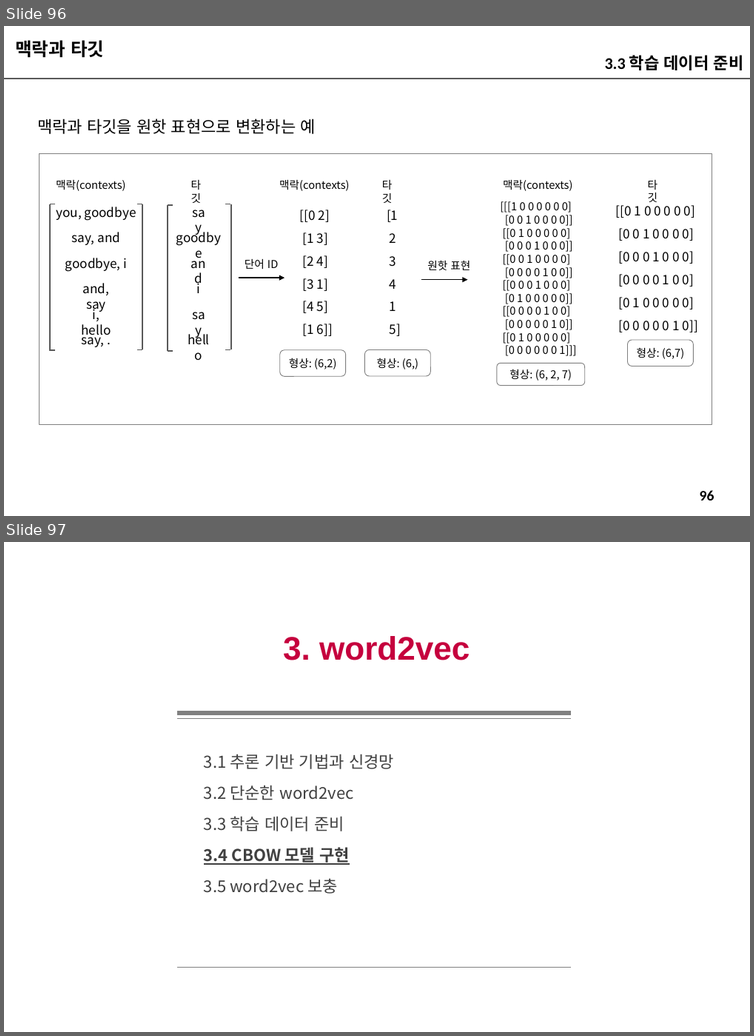
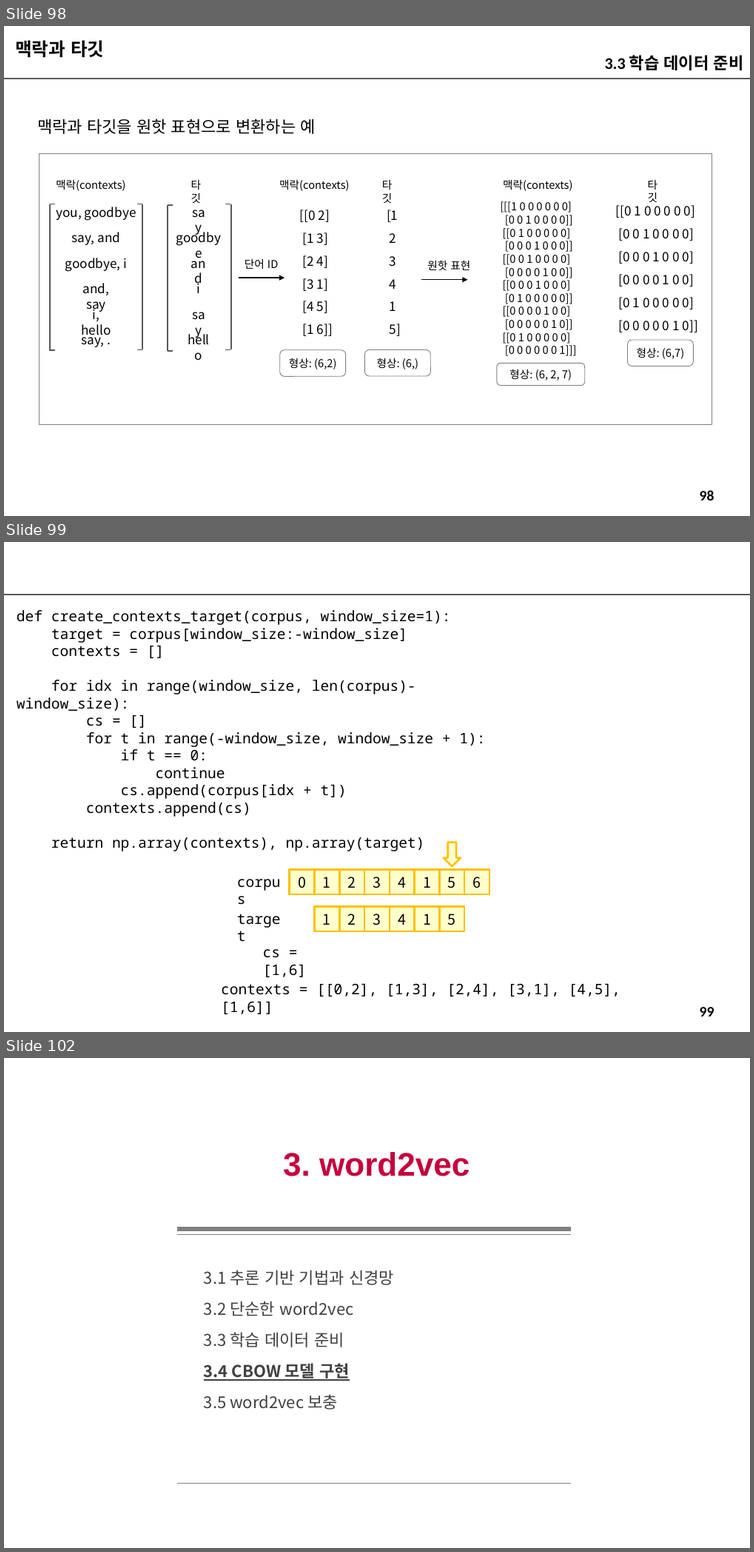
Before and after one commit to imguru-mooc/nlp_week, a slide deck: 인공지능_자연어처리_2_판서.pptx. Shown one above the other, each under a label of ours: slides 96 and 97 before the commit, slides 98, 99 and 102 after it; the slides between them are not shown. The pictures are 754x1036 and 754x1552 pixels, drawn with LibreOffice and Linux fonts; fonts in the diff are those of the drawing. Boxes give left, top, right and bottom in pixels: in the first picture for what was removed or moved away, otherwise in the second. Text is boxed around its words. In the diff, an @@ line names an element or a change of style, - is before the commit and + after.

```diff
--- a/인공지능_자연어처리_2_판서.pptx
+++ b/인공지능_자연어처리_2_판서.pptx
@@ slide 99 added at (4, 542, 750, 1032), background #FFFFFF; not listed: 2 template elements that a slide beside it also shows @@
@@ text added at (17, 610, 485, 851), 16 pt, text #000000 @@
+def create_contexts_target(corpus, window_size=1):
+target = corpus[window_size:-window_size]
+contexts = []
+for idx in range(window_size, len(corpus)-window_size):
+cs = []
+for t in range(-window_size, window_size + 1):
+if t == 0:
+continue
+cs.append(corpus[idx + t])
+contexts.append(cs)
+return np.array(contexts), np.array(target)
@@ text added at (121, 784, 295, 799), 16 pt, text #000000 @@
+corpus
@@ text added at (286, 837, 425, 851), 16 pt, text #000000 @@
+target
@@ down arrow added at (444, 842, 461, 867), fill #FFFFCC, outline #FFC000 2 pt @@
@@ rectangle added at (290, 869, 314, 894), fill #FFFFCC, outline #FFC000 2 pt, 16 pt, text #000000 @@
+0
@@ rectangle added at (314, 869, 339, 894), fill #FFFFCC, outline #FFC000 2 pt, 16 pt, text #000000 @@
+1
@@ rectangle added at (339, 869, 364, 894), fill #FFFFCC, outline #FFC000 2 pt, 16 pt, text #000000 @@
+2
@@ rectangle added at (364, 869, 390, 894), fill #FFFFCC, outline #FFC000 2 pt, 16 pt, text #000000 @@
+3
@@ rectangle added at (390, 869, 414, 894), fill #FFFFCC, outline #FFC000 2 pt, 16 pt, text #000000 @@
+4
@@ rectangle added at (414, 869, 439, 894), fill #FFFFCC, outline #FFC000 2 pt, 16 pt, text #000000 @@
+1
@@ rectangle added at (440, 869, 464, 894), fill #FFFFCC, outline #FFC000 2 pt, 16 pt, text #000000 @@
+5
@@ rectangle added at (464, 869, 489, 894), fill #FFFFCC, outline #FFC000 2 pt, 16 pt, text #000000 @@
+6
@@ rectangle added at (314, 907, 339, 931), fill #FFFFCC, outline #FFC000 2 pt, 16 pt, text #000000 @@
+1
@@ rectangle added at (339, 907, 364, 931), fill #FFFFCC, outline #FFC000 2 pt, 16 pt, text #000000 @@
+2
@@ rectangle added at (364, 907, 390, 931), fill #FFFFCC, outline #FFC000 2 pt, 16 pt, text #000000 @@
+3
@@ rectangle added at (390, 907, 414, 931), fill #FFFFCC, outline #FFC000 2 pt, 16 pt, text #000000 @@
+4
@@ rectangle added at (414, 907, 439, 931), fill #FFFFCC, outline #FFC000 2 pt, 16 pt, text #000000 @@
+1
@@ rectangle added at (440, 907, 464, 931), fill #FFFFCC, outline #FFC000 2 pt, 16 pt, text #000000 @@
+5
@@ text added at (263, 949, 307, 977), 16 pt, text #000000 @@
+cs = [1,6]
@@ text added at (221, 983, 620, 1014), 16 pt, text #000000 @@
+contexts = [[0,2], [1,3], [2,4], [3,1], [4,5], [1,6]]
@@ what was slide 96 is now slide 98 @@
@@ page number at (700, 490, 714, 500): text changed @@
-96
+98
@@ what was slide 97 is now slide 102 @@
```
Also in this commit, not shown: 20 slides changed, 9 other slides added.
